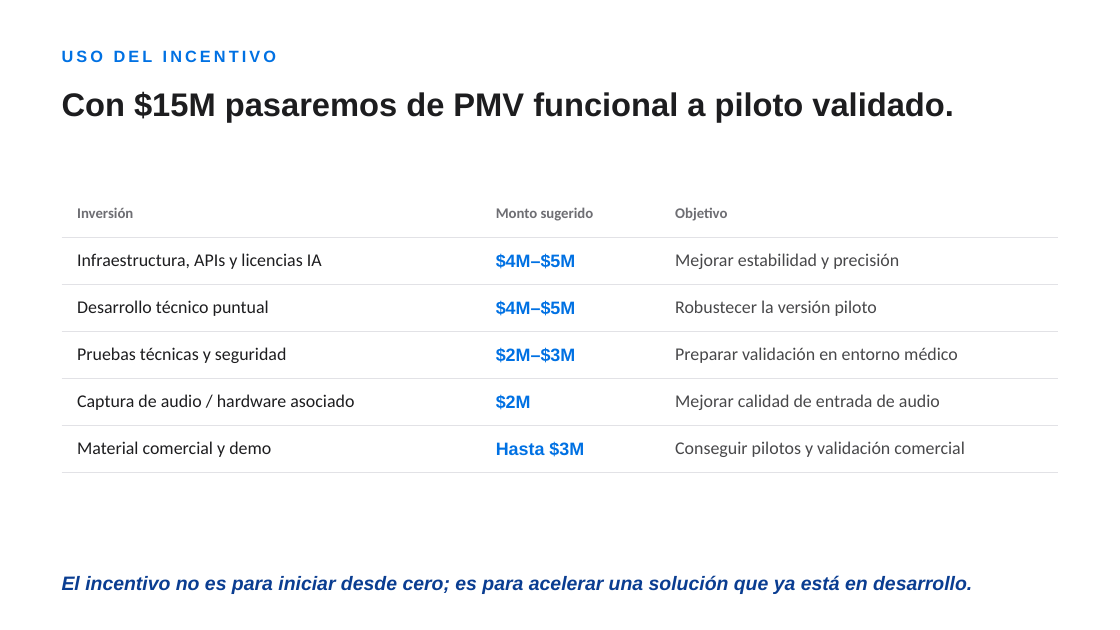
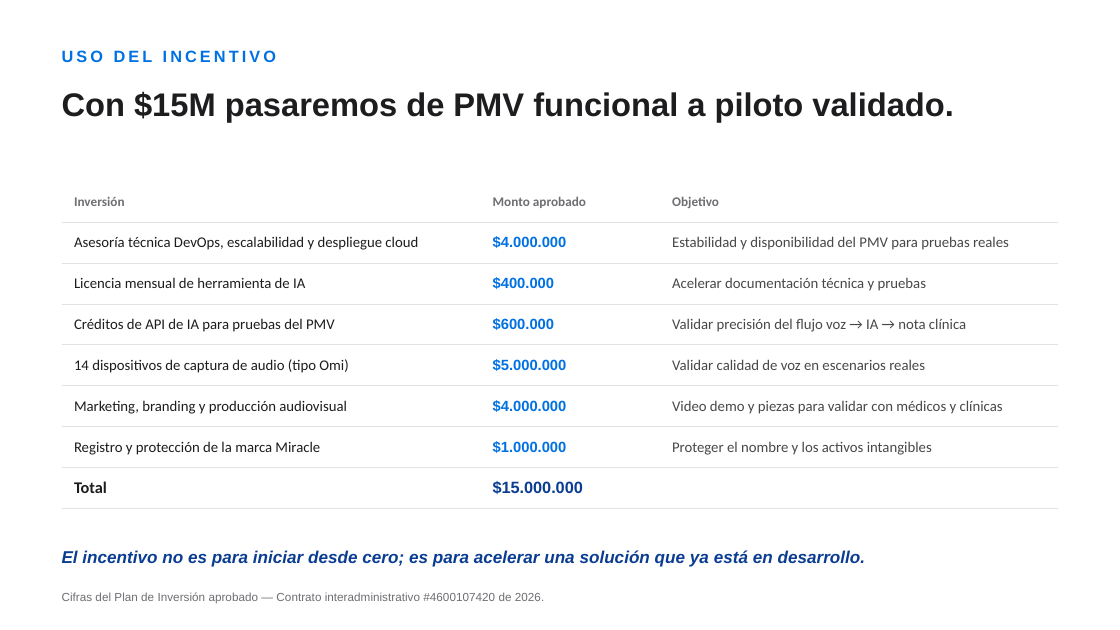
Before and after one commit to joseph1356k/presentaci-n-capital-semilla-, a slide deck: slide 12 of miracle_capital_semilla_pitch.pptx. Drawn at 1120x630 pixels with LibreOffice and Linux fonts; fonts in the diff are those of the drawing. Boxes give left, top, right and bottom in pixels: in the first picture for what was removed or moved away, otherwise in the second. Text is boxed around its words. In the diff, an @@ line names an element or a change of style, - is before the commit and + after.

Commit message:
Update investment slide with the official approved figures
Replace estimated ranges with the exact 6-line breakdown from the signed
Plan de Inversión (Contrato interadministrativo #4600107420 de 2026):
DevOps/escalabilidad, licencia IA, créditos API, 14 dispositivos de audio,
marketing/branding, y registro de marca — total $15.000.000.

```diff
--- a/miracle_capital_semilla_pitch.pptx
+++ b/miracle_capital_semilla_pitch.pptx
@@ table at bbox=[62, 181, 1058, 498] @@
-row 1: Inversión | Monto sugerido | Objetivo
-row 2: Infraestructura, APIs y licencias IA | $4M–$5M | Mejorar estabilidad y precisión
-row 3: Desarrollo técnico puntual | $4M–$5M | Robustecer la versión piloto
-row 4: Pruebas técnicas y seguridad | $2M–$3M | Preparar validación en entorno médico
-row 5: Captura de audio / hardware asociado | $2M | Mejorar calidad de entrada de audio
-row 6: Material comercial y demo | Hasta $3M | Conseguir pilotos y validación comercial
+row 1: Inversión | Monto aprobado | Objetivo
+row 2: Asesoría técnica DevOps, escalabilidad y despliegue cloud | $4.000.000 | Estabilidad y disponibilidad del PMV para pruebas reales
+row 3: Licencia mensual de herramienta de IA | $400.000 | Acelerar documentación técnica y pruebas
+row 4: Créditos de API de IA para pruebas del PMV | $600.000 | Validar precisión del flujo voz → IA → nota clínica
+row 5: 14 dispositivos de captura de audio (tipo Omi) | $5.000.000 | Validar calidad de voz en escenarios reales
+row 6: Marketing, branding y producción audiovisual | $4.000.000 | Video demo y piezas para validar con médicos y clínicas
+row 7: Registro y protección de la marca Miracle | $1.000.000 | Proteger el nombre y los activos intangibles
+row 8: Total | $15.000.000 | 
@@ table: place and size @@
-table at bbox=[62, 190, 1058, 461]
+table at bbox=[62, 181, 1058, 498]
@@ text "El incentivo no es para ...": place and size @@
-text "El incentivo no es para ..." at bbox=[62, 575, 972, 594]
+text "El incentivo no es para ..." at bbox=[62, 550, 866, 567]
@@ text "El incentivo no es para ..." at bbox=[62, 550, 866, 567]: size 12.5 to 11 pt @@
@@ text added at bbox=[62, 592, 544, 604], 7.5 pt, text #6E6E73 @@
+Cifras del Plan de Inversión aprobado — Contrato interadministrativo #4600107420 de 2026.
```
Also in this commit, not shown: 1 other file.
